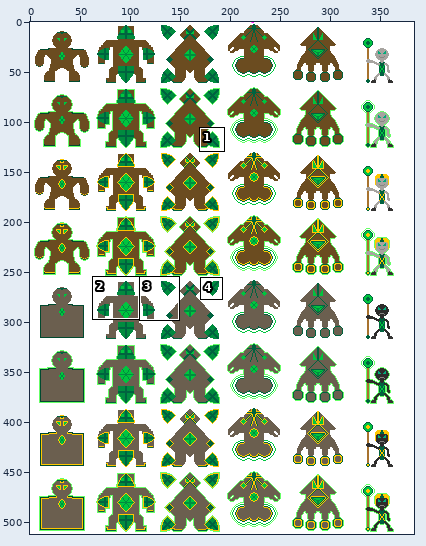
One commit to this sprite sheet: NetChess/Graphic_Assets/Golem-Pieces.png. The first picture is a wide view before the edit; the outline marks the close-up.
Close-up. Before:
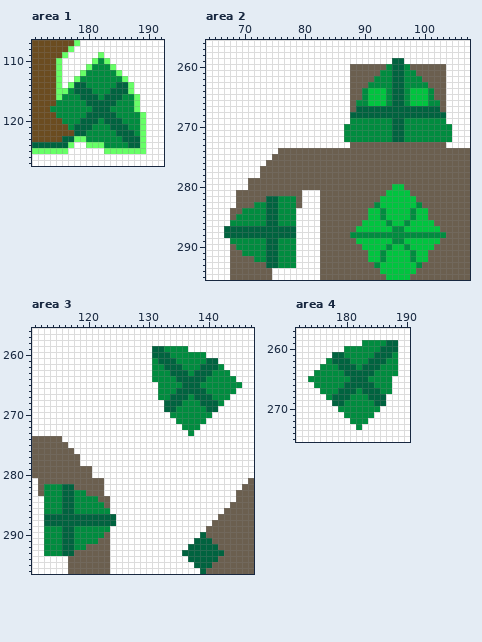
The file is 384x512 pixels. Colours within 5 levels of each other are drawn and written as one. Shown: area 1: x 171..192, y 107..127; area 2: x 64..107, y 256..295; area 3: x 111..147, y 256..296; area 4: x 172..190, y 257..275. The commit also changed other parts of the picture, which this record leaves out.
The result:
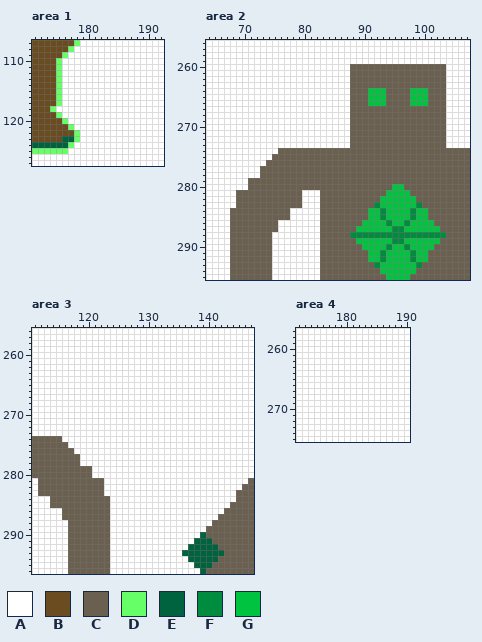
Palette (. is transparent): A #ffffff  B #6b4c20  C #6b5f4f  D #67ff67  E #00633f  F #008c3f  G #00c43f
What changed:
Area 1:
y 109: x 182 D -> A
y 110: x 181..183 DFD -> AAA
y 111: x 180..184 DFFFD -> AAAAA
y 112: x 179..185 DFFFFFD -> AAAAAAA
y 113: x 178..186 DFFFFFFFD -> AAAAAAAAA
y 114: x 177..187 DEEFFFFFEED -> AAAAAAAAAAA
y 115: x 176..187 DFEEEFFFEEED -> AAAAAAAAAAAA
y 116: x 176..188 FFFEEEFEEEFFD -> AAAAAAAAAAAAA
y 117: x 175..188 FFFFFEEEEEFFFD -> DAAAAAAAAAAAAA
y 118: x 174..188 FFFFFFFEEEFFFFD -> DAAAAAAAAAAAAAA
y 119: x 175..189 FFFFFEEEEEFFFFD -> DAAAAAAAAAAAAAA
y 120: x 176..189 FFFEEEFEEEFFFD -> DAAAAAAAAAAAAA
y 121: x 177..189 FEEEFFFEEEFFD -> DAAAAAAAAAAAA
y 122: x 178..189 EEFFFFFEEEFD -> DAAAAAAAAAAA
y 123: x 179..189 DFFFFFFEEED -> AAAAAAAAAAA
y 124: x 180..189 DDDFFFFEED -> AAAAAAAAAA
y 125: x 183..189 DDDDDDD -> AAAAAAA
Area 2:
y 259: x 95..96 EE -> AA
y 260: x 94..97 FEEF -> CCCC
y 261: x 93..98 FFEEFF -> CCCCCC
y 262: x 92..99 FFFEEFFF -> CCCCCCCC
y 263: x 91..100 FFFFEEFFFF -> CCCCCCCCCC
y 264..265: x 90 F -> C; x 94..97 FEEF -> CCCC; x 101 F -> C
y 266: x 89..90 FF -> CC; x 94..97 FEEF -> CCCC; x 101..102 FF -> CC
y 267: x 89..102 EEEEEEEEEEEEEE -> CCCCCCCCCCCCCC
y 268: x 88..103 EEEEEEEEEEEEEEEE -> CCCCCCCCCCCCCCCC
y 269: x 88..103 FFFFFFFEEFFFFFFF -> CCCCCCCCCCCCCCCC
y 270..272: x 87..104 FFFFFFFFEEFFFFFFFF -> ACCCCCCCCCCCCCCCCA
y 282: x 74..78 EEFFF -> CCCCC
y 283: x 72..78 FFEEFFF -> CCCCCCC
y 284: x 70..78 FFFFEEFFF -> CCCCCCCCA
y 285: x 69..78 FFFFFEEFFF -> CCCCCCCCCA
y 286: x 68..78 FFFFFFEEFFF -> CCCCCCCCAAA
y 287: x 67..78 EEEEEEEEEEEE -> ACCCCCCCCAAA
y 288: x 67..78 EEEEEEEEEEEE -> ACCCCCCCAAAA
y 289: x 68..78 FFFFFFEEFFF -> CCCCCCCAAAA
y 290: x 69..78 FFFFFEEFFF -> CCCCCCAAAA
y 291: x 70..78 FFFFEEFFF -> CCCCCAAAA
y 292: x 72..78 FFEEFFF -> CCCAAAA
y 293: x 74..78 EEFFF -> CAAAA
Area 3:
y 259: x 131..136 EEFFFF -> AAAAAA
y 260: x 131..139 EEEFFFFFF -> AAAAAAAAA
y 261: x 131..141 FEEEFFFFFEE -> AAAAAAAAAAA
y 262: x 131..142 FFEEEFFFEEEF -> AAAAAAAAAAAA
y 263: x 131..143 FFFEEEFEEEFFF -> AAAAAAAAAAAAA
y 264: x 131..144 FFFFEEEEEFFFFF -> AAAAAAAAAAAAAA
y 265: x 132..145 FFFFEEEFFFFFFF -> AAAAAAAAAAAAAA
y 266: x 132..144 FFFEEEEEFFFFF -> AAAAAAAAAAAAA
y 267: x 132..143 FFEEEFEEEFFF -> AAAAAAAAAAAA
y 268: x 133..142 EEEFFFEEEF -> AAAAAAAAAA
y 269: x 133..141 EEFFFFFEE -> AAAAAAAAA
y 270: x 134..140 FFFFFFF -> AAAAAAA
y 271: x 135..139 FFFFF -> AAAAA
y 272: x 136..138 FFF -> AAA
y 273: x 137 F -> A
y 282: x 113..117 FFFEE -> CCCCC
y 283: x 113..119 FFFEEFF -> CCCCCCC
y 284: x 113..121 FFFEEFFFF -> ACCCCCCCC
y 285: x 113..122 FFFEEFFFFF -> ACCCCCCCCC
y 286: x 113..123 FFFEEFFFFFF -> AAACCCCCCCC
y 287: x 113..124 EEEEEEEEEEEE -> AAACCCCCCCCA
y 288: x 113..124 EEEEEEEEEEEE -> AAAACCCCCCCA
y 289: x 113..123 FFFEEFFFFFF -> AAAACCCCCCC
y 290: x 113..122 FFFEEFFFFF -> AAAACCCCCC
y 291: x 113..121 FFFEEFFFF -> AAAACCCCC
y 292: x 113..119 FFFEEFF -> AAAACCC
y 293: x 113..117 FFFEE -> AAAAC
Area 4:
y 259: x 183..188 FFFFEE -> AAAAAA
y 260: x 180..188 FFFFFFEEE -> AAAAAAAAA
y 261: x 178..188 EEFFFFFEEEF -> AAAAAAAAAAA
y 262: x 177..188 FEEEFFFEEEFF -> AAAAAAAAAAAA
y 263: x 176..188 FFFEEEFEEEFFF -> AAAAAAAAAAAAA
y 264: x 175..188 FFFFFEEEEEFFFF -> AAAAAAAAAAAAAA
y 265: x 174..187 FFFFFFFEEEFFFF -> AAAAAAAAAAAAAA
y 266: x 175..187 FFFFFEEEEEFFF -> AAAAAAAAAAAAA
y 267: x 176..187 FFFEEEFEEEFF -> AAAAAAAAAAAA
y 268: x 177..186 FEEEFFFEEE -> AAAAAAAAAA
y 269: x 178..186 EEFFFFFEE -> AAAAAAAAA
y 270: x 179..185 FFFFFFF -> AAAAAAA
y 271: x 180..184 FFFFF -> AAAAA
y 272: x 181..183 FFF -> AAA
y 273: x 182 F -> A
Pixel boxes of the changes (left, top, right, bottom) in both close-ups:
changed: (50, 52, 146, 154)
changed: (344, 58, 452, 142)
changed: (224, 196, 296, 268)
changed: (152, 346, 242, 436)
changed: (44, 484, 116, 556)
changed: (308, 340, 398, 430)
